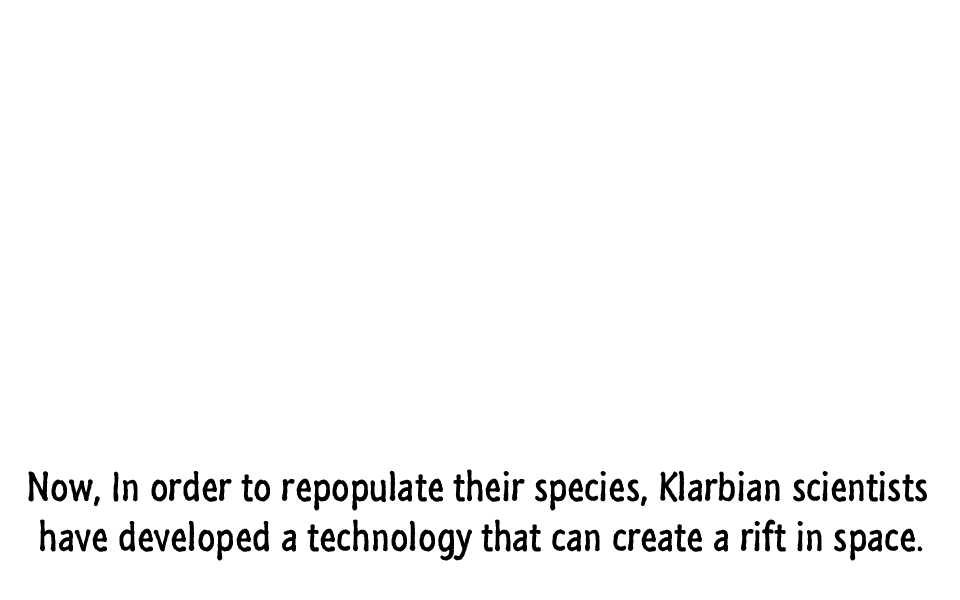
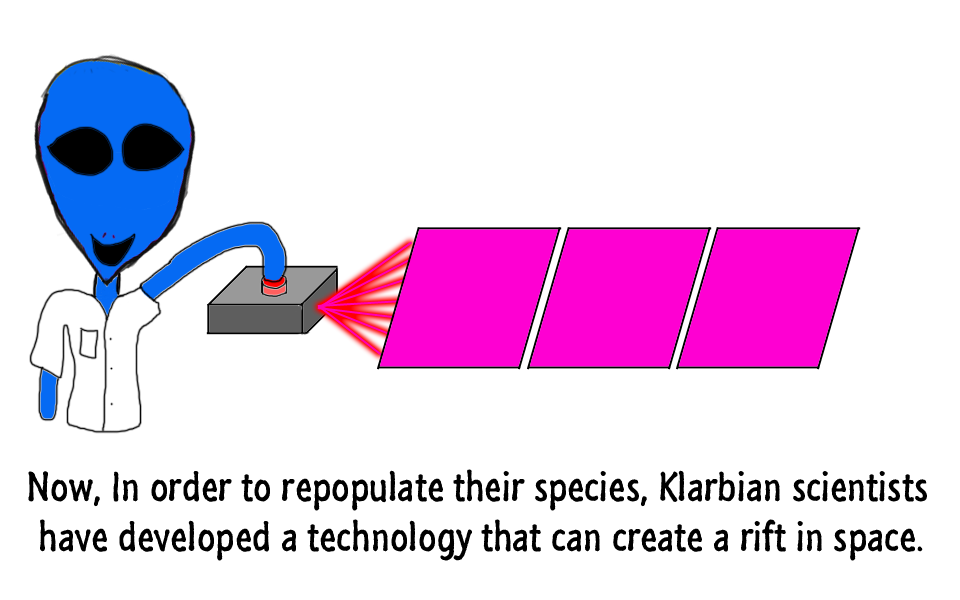
Before/after of a 960×600 layered artwork. What changed in the layer stack:
added layer "Layer 4" above "Layer 3 copy 3" over (29, 53, 288, 434)
added layer "Layer 3 copy 3" above "Layer 3 copy 2" over (675, 227, 861, 370)
added layer "Layer 3 copy 2" above "Layer 3 copy" over (526, 227, 712, 370)
added layer "Layer 3 copy" above "Layer 2" over (376, 227, 562, 370)
added layer "Layer 2" above "Layer 3" over (317, 241, 418, 356)
added layer "Layer 3" above "Now, In order to repopulate their species, Klarbian scientists" over (206, 265, 369, 336)
removed layer "Background" over (29, 53, 861, 434)
